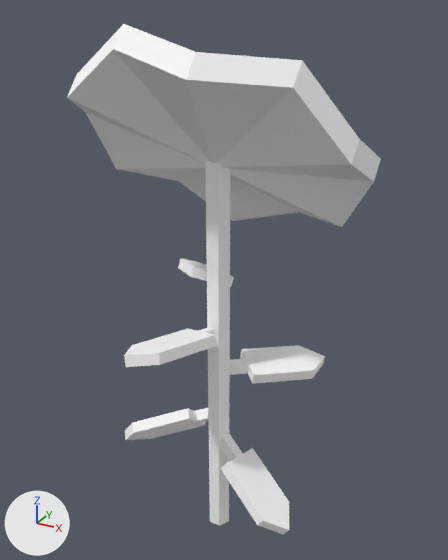
Renders of the glTF model assets/plants/moon_flower/moon_flower.gltf from each side of a commit.
Rendered twice from a camera (50 mm lens) standing at (0.766, -1.36, 1.536) and looking at (-0.013, 0.055, 0.828). Every picture has the same lights, and +X, +Y and +Z are marked at lower left. Where no turn or scale is listed for an object, it has been applied to the vertices. Vertices at the same position are counted once.
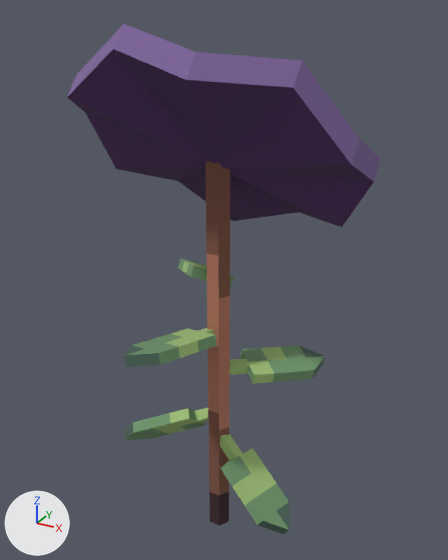
The change, as a list of edits to the scene's bpy script:
```text
Change mat_material_0:
    remove # nodes: BsdfPrincipled, OutputMaterial
    remove # colours: white #ffffff
    nodes: BsdfPrincipled, Math x2, OutputMaterial, TexImage
    uses the picture img_image_0
Change me_mesh_0:
    where me_mesh_0.from_pydata(...)  # 14 vertices, 24 faces; spans x -0.036..0.036, y -0.031..0.031, z 0.0..1.188
    me_mesh_0 part 1: texture (UV) coordinates of 24 of 24 faces, centred in x -0.03..0.03, y -0.031..0.031, z 0.0..1.188, changed; they spanned u 0.0..0.04, v -0.19..1.0 and now span u 0.0..0.43, v 0.31..0.83
Change me_mesh_1:
    where me_mesh_1.from_pydata(...)  # 26 vertices, 48 faces; spans x -0.375..0.375, y -0.147..0.508, z -0.073..0.504
    remove me_mesh_1.materials.append(mat_material_1)  # white #ffffff
    me_mesh_1 part 2: texture (UV) coordinates of 48 of 48 faces, centred in x -0.375..0.375, y -0.12..0.481, z -0.042..0.472, changed; they spanned u 0.0..0.52, v 0.48..1.0 and now span u 0.0..0.43, v 0.62..1.0
    add me_mesh_1.materials.append(mat_material_0)
Change me_mesh_4:
    where me_mesh_4.from_pydata(...)  # 8 vertices, 12 faces; spans x 0.0104..0.0921, y -0.0565..0.0214, z -0.0133..0.0282
    me_mesh_4 part 3: texture (UV) coordinates of 12 of 12 faces, centred in x 0.0207..0.0833, y -0.0484..0.0137, z -0.0084..0.0247, changed; they spanned u 0.0..0.08, v 0.97..1.0 and now span u 0.14..0.5, v 0.52..0.84
Change me_mesh_5:
    where me_mesh_5.from_pydata(...)  # 12 vertices, 20 faces; spans x -0.087..0.138, y -0.089..0.132, z -0.019..0.044
    remove me_mesh_5.materials.append(mat_material_2)  # white #ffffff
    me_mesh_5 part 4: texture (UV) coordinates of 20 of 20 faces, centred in x -0.07..0.135, y -0.074..0.131, z -0.012..0.032, changed; they spanned u 0.0..0.19, v 0.88..1.0 and now span u 0.09..0.52, v 0.56..0.89
    add me_mesh_5.materials.append(mat_material_0)
Change me_mesh_6:
    where me_mesh_6.from_pydata(...)  # 8 vertices, 12 faces; spans x -0.0853..-0.0231, y -0.048..0.0398, z -0.0158..0.0276
    remove me_mesh_6.materials.append(mat_material_3)  # white #ffffff
    me_mesh_6 part 5: texture (UV) coordinates of 12 of 12 faces, centred in x -0.0738..-0.0343, y -0.0431..0.0332, z -0.0114..0.0213, changed; they spanned u 0.0..0.08, v 0.97..1.0 and now span u 0.27..0.5, v 0.5..0.72
    add me_mesh_6.materials.append(mat_material_0)
Change me_mesh_7:
    where me_mesh_7.from_pydata(...)  # 12 vertices, 20 faces; spans x -0.107..0.079, y -0.175..0.083, z -0.019..0.054
    remove me_mesh_7.materials.append(mat_material_2)  # white #ffffff
    me_mesh_7 part 6: texture (UV) coordinates of 20 of 20 faces, centred in x -0.094..0.056, y -0.159..0.074, z -0.005..0.046, changed; they spanned u 0.0..0.19, v 0.88..1.0 and now span u 0.09..0.5, v 0.5..0.84
    add me_mesh_7.materials.append(mat_material_0)
Change me_mesh_8:
    where me_mesh_8.from_pydata(...)  # 8 vertices, 12 faces; spans x -0.0198..0.0589, y 0.0078..0.0932, z -0.0366..0.0215
    remove me_mesh_8.materials.append(mat_material_3)  # white #ffffff
    add me_mesh_8.materials.append(mat_material_0)
Change me_mesh_9:
    where me_mesh_9.from_pydata(...)  # 12 vertices, 20 faces; spans x -0.13..0.091, y -0.08..0.142, z -0.052..0.065
    remove me_mesh_9.materials.append(mat_material_2)  # white #ffffff
    me_mesh_9 part 7: texture (UV) coordinates of 20 of 20 faces, centred in x -0.129..0.074, y -0.059..0.134, z -0.038..0.048, changed; they spanned u 0.0..0.19, v 0.88..1.0 and now span u 0.2..0.53, v 0.48..1.0
    add me_mesh_9.materials.append(mat_material_0)
Change me_mesh_10:
    where me_mesh_10.from_pydata(...)  # 8 vertices, 12 faces; spans x -0.0266..0.06, y -0.0774..-0.0259, z -0.0303..0.0432
    remove me_mesh_10.materials.append(mat_material_3)  # white #ffffff
    me_mesh_10 part 8: texture (UV) coordinates of 12 of 12 faces, centred in x -0.0182..0.0493, y -0.0701..-0.033, z -0.0203..0.0317, changed; they spanned u 0.0..0.08, v 0.97..1.0 and now span u 0.52..0.53, v 0.73..1.0
    add me_mesh_10.materials.append(mat_material_0)
Change me_mesh_11:
    where me_mesh_11.from_pydata(...)  # 12 vertices, 20 faces; spans x -0.063..0.165, y -0.094..0.077, z -0.104..0.069
    remove me_mesh_11.materials.append(mat_material_2)  # white #ffffff
    me_mesh_11 part 9: texture (UV) coordinates of 20 of 20 faces, centred in x -0.053..0.148, y -0.08..0.06, z -0.081..0.055, changed; they spanned u 0.0..0.19, v 0.88..1.0 and now span u 0.27..0.53, v 0.47..0.97
    add me_mesh_11.materials.append(mat_material_0)
```

Pixel boxes (x1, y1, x2, y2) of what changed, in the pictures (448 x 560 px):
'cylinder.001', surface changed, recoloured (grey to purple): (67, 24, 381, 227) in both
'cylinder', surface changed (grey to brown): (205, 161, 230, 526) in both
'cube.009', surface changed, recoloured (white to green): (220, 448, 289, 534) in both
'cube.003', surface changed, recoloured (white to green): (240, 345, 325, 384) in both
'cube.005', surface changed, recoloured (white to green): (124, 328, 217, 367) in both
'cube', surface changed (white to green): (125, 408, 206, 440) in both
'cube.007', surface changed, recoloured (white to green): (178, 259, 234, 287) in both
'cube.008', surface changed, recoloured (grey to green): (220, 434, 243, 461) in both
'cube.002', surface changed (grey to green): (230, 359, 249, 375) in both
'cube.001', surface changed (white to green): (195, 408, 209, 423) in both
'cube.004', surface changed, recoloured: (198, 328, 214, 334) in both
